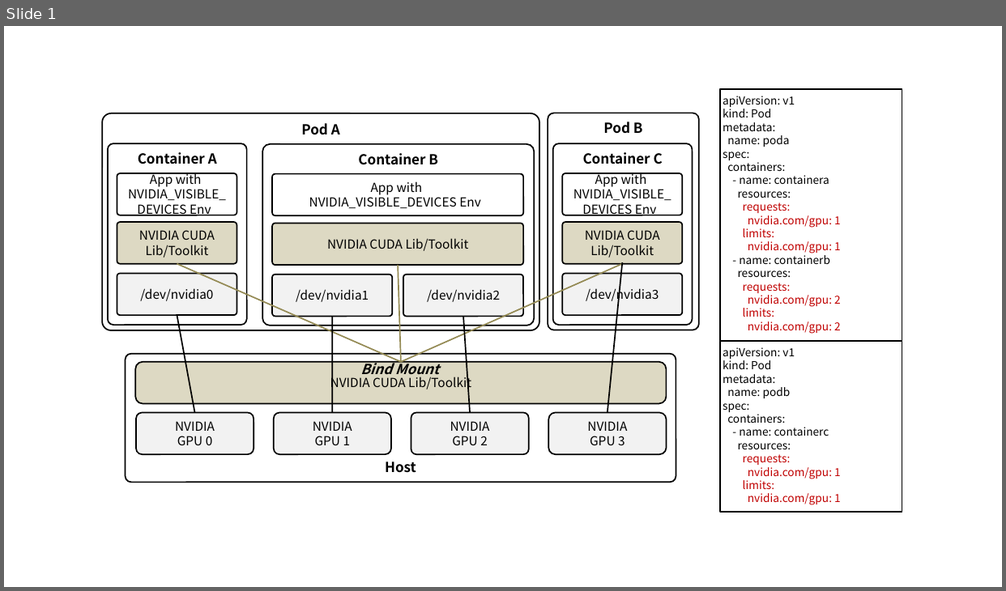
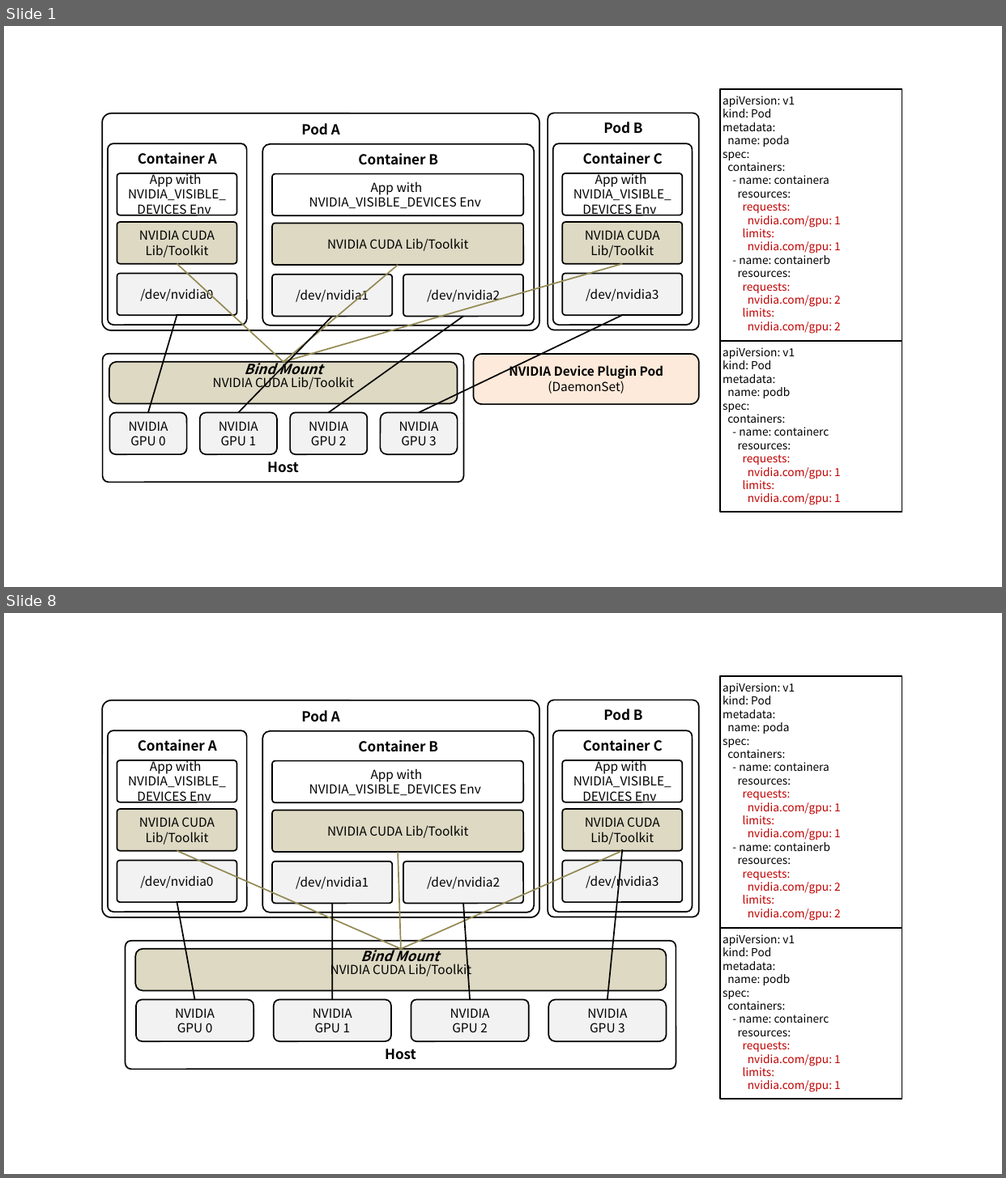
Before and after one commit to ssup2/blog-software, a slide deck: content/docs/theory-analysis/kubernetes-nvidia-device-plugin/images/images.pptx. Shown one above the other, each under a label of ours: slide 1 before the commit, slides 1 and 8 after it; the slides between them are not shown. The pictures are 1006x591 and 1006x1178 pixels, drawn with LibreOffice and Linux fonts; fonts in the diff are those of the drawing. Boxes give left, top, right and bottom in pixels: in the first picture for what was removed or moved away, otherwise in the second. Text is boxed around its words. In the diff, an @@ line names an element or a change of style, - is before the commit and + after.

```diff
--- a/content/docs/theory-analysis/kubernetes-nvidia-device-plugin/images/images.pptx
+++ b/content/docs/theory-analysis/kubernetes-nvidia-device-plugin/images/images.pptx
@@ slide 1 added at (x1=4, y1=26, x2=1002, y2=587), background #FFFFFF @@
@@ title added at (x1=4, y1=26, x2=1002, y2=35), 44 pt, text #000000 @@
+CUDA Container Stack
@@ rectangle added at (x1=721, y1=89, x2=902, y2=340), fill #FFFFFF, outline #000000 1 pt, 8 pt, text #000000 @@
+apiVersion: v1
+kind: Pod
+metadata:
+name: poda
+spec:
+containers:
+- name: containera
+resources:
+requests:
+nvidia.com/gpu: 1
+limits:
+nvidia.com/gpu: 1
+- name: containerb
+resources:
+requests:
+nvidia.com/gpu: 2
+limits:
+nvidia.com/gpu: 2
@@ rounded rectangle added at (x1=102, y1=113, x2=539, y2=331), fill #FFFFFF, outline #000000 1 pt, 10 pt, text #000000, bold @@
+Pod A
@@ rounded rectangle added at (x1=548, y1=113, x2=700, y2=331), fill #FFFFFF, outline #000000 1 pt, 10 pt, text #000000, bold @@
+Pod B
@@ rounded rectangle added at (x1=108, y1=143, x2=246, y2=326), fill #FFFFFF, outline #000000 1 pt, 10 pt, text #000000, bold @@
+Container A
@@ rounded rectangle added at (x1=262, y1=143, x2=534, y2=326), fill #FFFFFF, outline #000000 1 pt, 10 pt, text #000000, bold @@
+Container B
@@ rounded rectangle added at (x1=553, y1=143, x2=692, y2=326), fill #FFFFFF, outline #000000 1 pt, 10 pt, text #000000, bold @@
+Container C
@@ rounded rectangle added at (x1=117, y1=173, x2=236, y2=216), fill #FFFFFF, outline #000000 1 pt, 9 pt, text #000000 @@
+App with
+NVIDIA_VISIBLE_
+DEVICES Env
@@ rounded rectangle added at (x1=272, y1=173, x2=524, y2=216), fill #FFFFFF, outline #000000 1 pt, 9 pt, text #000000 @@
+App with
+NVIDIA_VISIBLE_DEVICES Env
@@ rounded rectangle added at (x1=562, y1=173, x2=682, y2=216), fill #FFFFFF, outline #000000 1 pt, 9 pt, text #000000 @@
+App with
+NVIDIA_VISIBLE_
+DEVICES Env
@@ rounded rectangle added at (x1=117, y1=223, x2=236, y2=264), fill #DDD9C3, outline #000000 1 pt, 9 pt, text #000000 @@
+NVIDIA CUDA Lib/Toolkit
@@ rounded rectangle added at (x1=272, y1=224, x2=524, y2=266), fill #DDD9C3, outline #000000 1 pt, 9 pt, text #000000 @@
+NVIDIA CUDA Lib/Toolkit
@@ rounded rectangle added at (x1=562, y1=223, x2=682, y2=264), fill #DDD9C3, outline #000000 1 pt, 9 pt, text #000000 @@
+NVIDIA CUDA Lib/Toolkit
@@ line added from (177, 263) to (283, 362), #948A54 1 pt @@
@@ line added from (623, 263) to (283, 362), #948A54 1 pt @@
@@ line added from (398, 264) to (283, 362), #948A54 1 pt @@
@@ rounded rectangle added at (x1=117, y1=274, x2=236, y2=315), fill #F2F2F2, outline #000000 1 pt, 9 pt, text #000000 @@
+/dev/nvidia0
@@ rounded rectangle added at (x1=272, y1=275, x2=392, y2=317), fill #F2F2F2, outline #000000 1 pt, 9 pt, text #000000 @@
+/dev/nvidia1
@@ rounded rectangle added at (x1=403, y1=275, x2=523, y2=317), fill #F2F2F2, outline #000000 1 pt, 9 pt, text #000000 @@
+/dev/nvidia2
@@ rounded rectangle added at (x1=562, y1=274, x2=682, y2=315), fill #F2F2F2, outline #000000 1 pt, 9 pt, text #000000 @@
+/dev/nvidia3
@@ line added from (177, 315) to (147, 413), #000000 1 pt @@
@@ line added from (332, 317) to (239, 413), #000000 1 pt @@
@@ line added from (463, 317) to (328, 413), #000000 1 pt @@
@@ line added from (623, 315) to (420, 413), #000000 1 pt @@
@@ rectangle added at (x1=721, y1=341, x2=902, y2=513), fill #FFFFFF, outline #000000 1 pt, 8 pt, text #000000 @@
+apiVersion: v1
+kind: Pod
+metadata:
+name: podb
+spec:
+containers:
+- name: containerc
+resources:
+requests:
+nvidia.com/gpu: 1
+limits:
+nvidia.com/gpu: 1
@@ group added at (x1=103, y1=353, x2=464, y2=482): 6 rounded rectangles, 1 text @@
+Host
+NVIDIA
+GPU 0
+NVIDIA
+GPU 1
+NVIDIA
+GPU 2
+NVIDIA
+GPU 3
+NVIDIA CUDA Lib/Toolkit
+Bind Mount
@@ rounded rectangle added at (x1=473, y1=354, x2=698, y2=404), fill #FDEADA, outline #000000 1 pt, 9 pt, text #000000, bold @@
+NVIDIA Device Plugin Pod
+(DaemonSet)
@@ what was slide 1 is now slide 8 @@
```
Also in this commit, not shown: 5 slides changed, 7 other files.
